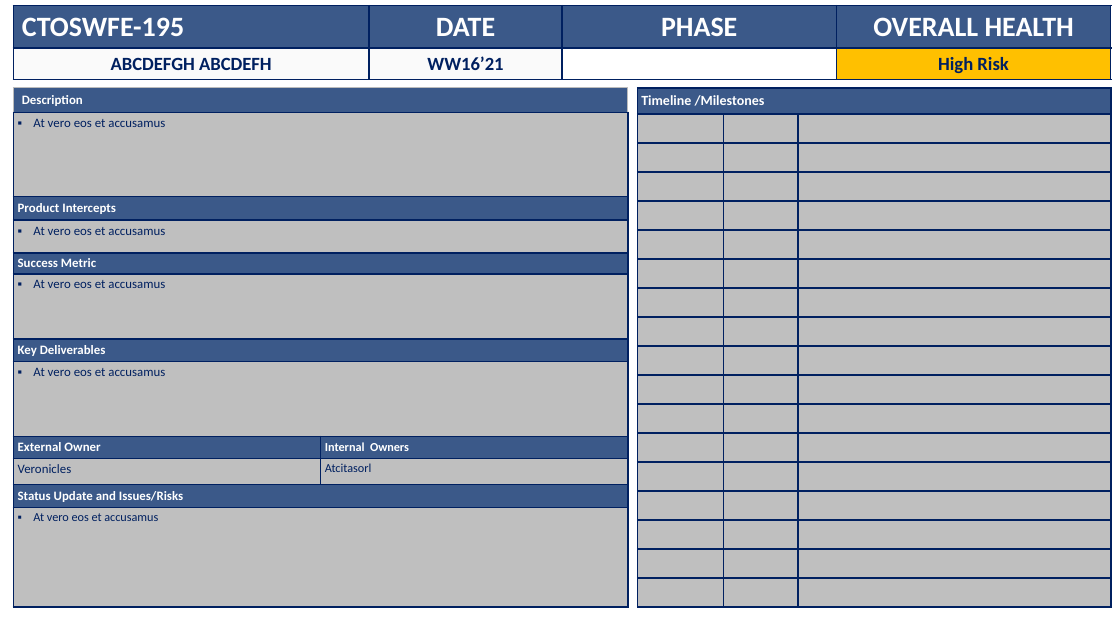
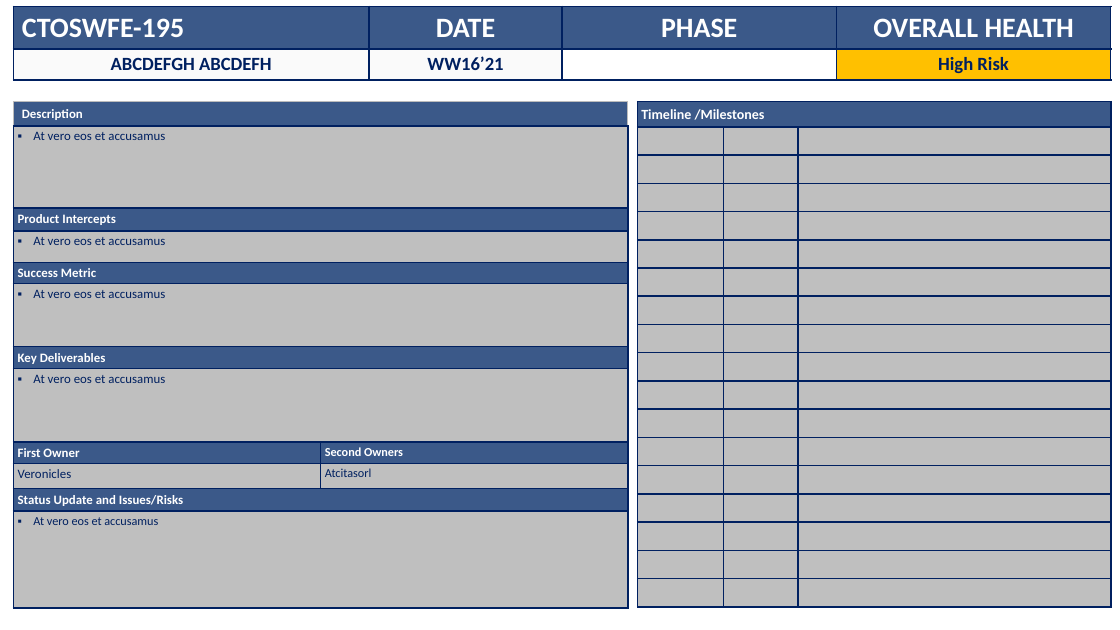
Before and after one commit to NguyenTatNhac/ppt-generator, a slide deck: slide 1 of src/main/resources/Template.pptx. Drawn at 1120x630 pixels with LibreOffice and Linux fonts; fonts in the diff are those of the drawing. Boxes give left, top, right and bottom in pixels: in the first picture for what was removed or moved away, otherwise in the second. Text is boxed around its words. In the diff, an @@ line names an element or a change of style, - is before the commit and + after.

Commit message:
template field updated but gives appending issues

```diff
--- a/src/main/resources/Template.pptx
+++ b/src/main/resources/Template.pptx
@@ table at [13,102,628,607] @@
-row 9, column 1: External Owner
+row 9, column 1: First Owner
-row 9, column 2: Internal Owners
+row 9, column 2: Second Owners
@@ table: place and size @@
-table at [13,88,628,607]
+table at [13,102,628,607]
@@ table: place and size @@
-table at [638,88,1111,607]
+table at [638,102,1111,607]
```
